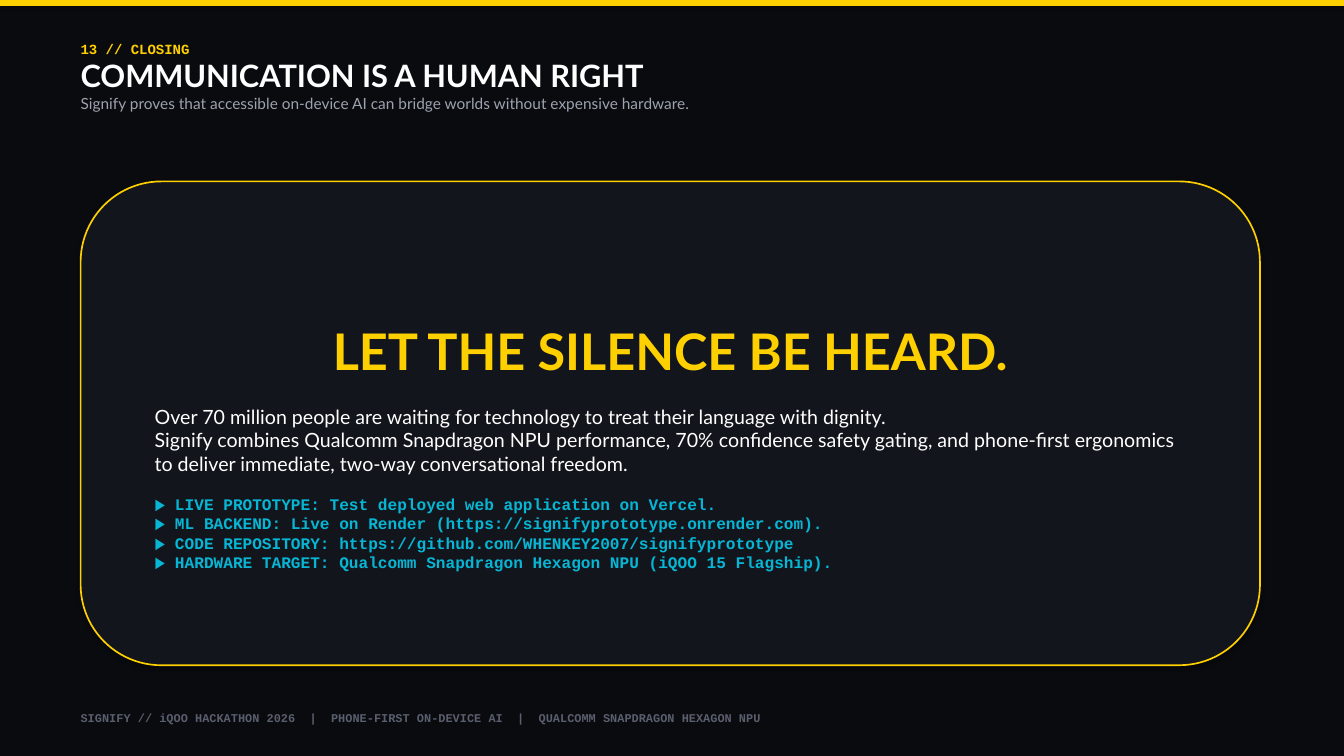
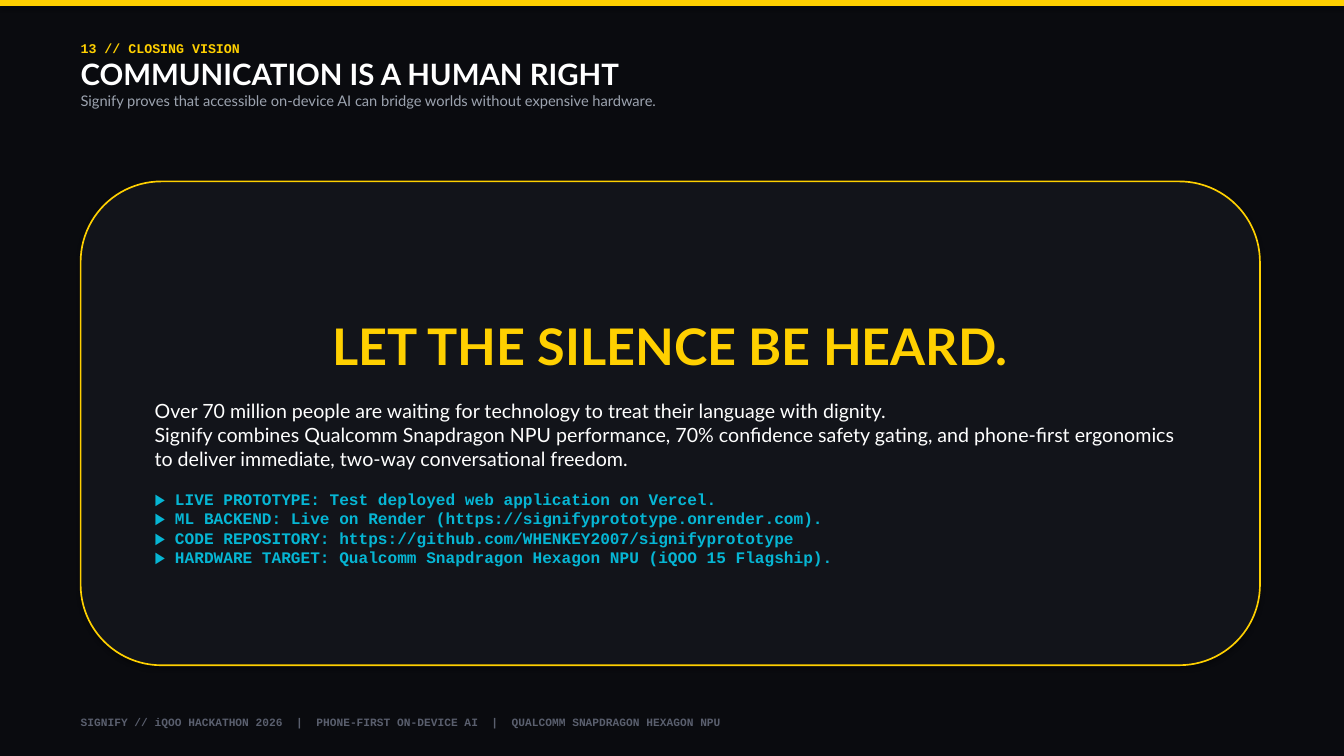
Before and after one commit to WHENKEY2007/signifyprototype, a slide deck: slide 14 of Signify_iQOO_Hackathon_2026_Final.pptx. Drawn at 1344x756 pixels with LibreOffice and Linux fonts; fonts in the diff are those of the drawing. Boxes give left, top, right and bottom in pixels: in the first picture for what was removed or moved away, otherwise in the second. Text is boxed around its words. In the diff, an @@ line names an element or a change of style, - is before the commit and + after.

Commit message:
docs: regenerate 14-slide visual iQOO hackathon deck with embedded screenshots and low text

```diff
--- a/Signify_iQOO_Hackathon_2026_Final.pptx
+++ b/Signify_iQOO_Hackathon_2026_Final.pptx
@@ text at [81,44,240,53]: text changed; size 10 to 9.5 pt @@
-13 // CLOSING
+13 // CLOSING VISION
@@ text at [81,63,655,109]: size 22 to 21 pt in "COMMUNICATION IS A HUMAN RIGHT"; size 11 to 10.5 pt in "Signify proves that accessible on-device AI can ..." @@
@@ rounded rectangle "LET THE SILENCE BE HEARD." at [81,181,1260,665]: fill #13151C to #12141A @@
@@ text "SIGNIFY // iQOO HACKATHON 2026 ..." at [81,719,720,728]: size 8.5 to 8 pt @@
```
Also in this commit, not shown: 9 other slides changed, 4 slides added, 4 slides removed, 1 other file.
